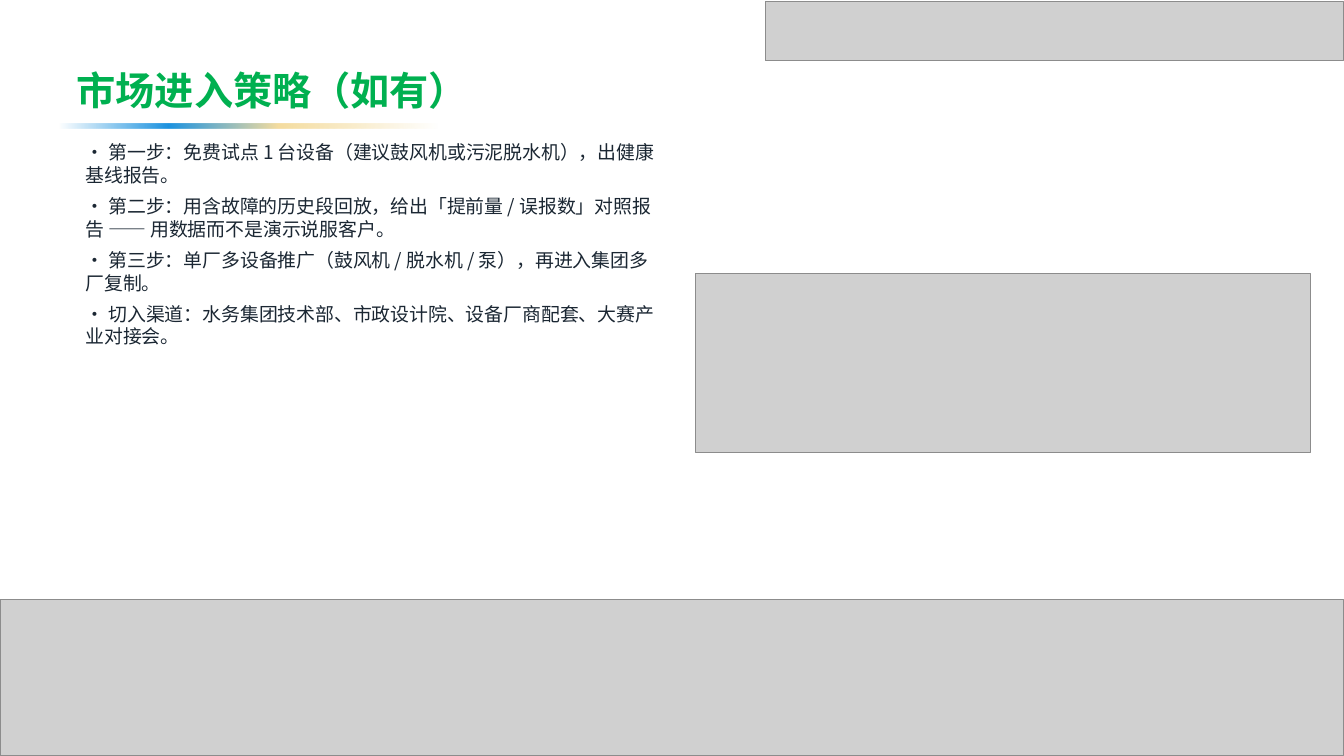
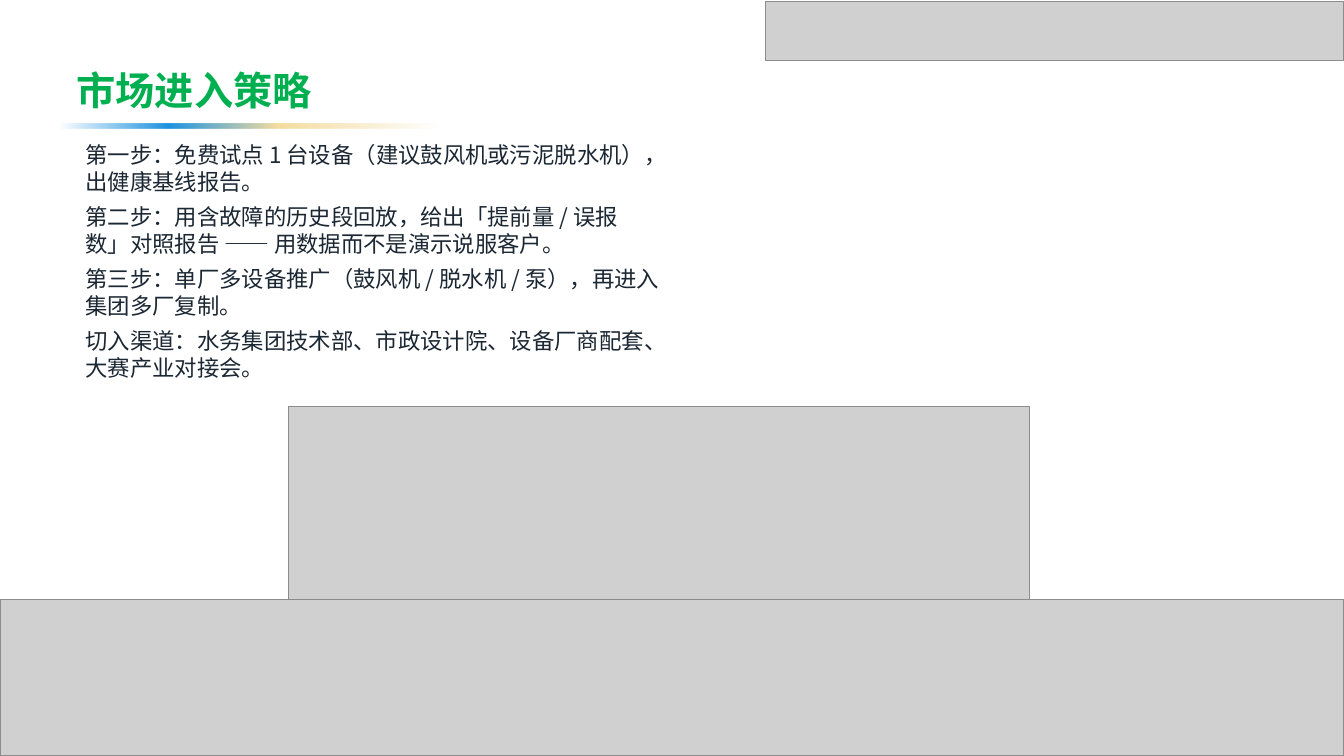
Before and after one commit to by739yang/BEWG_PdM, a slide deck: slide 11 of deliverables/ppt/澜脉_商业计划书.pptx (slide 14 before the commit). Drawn at 1344x756 pixels with LibreOffice and Linux fonts; fonts in the diff are those of the drawing; grey boxes stand for pictures; background and template pictures are left out. Boxes give left, top, right and bottom in pixels: in the first picture for what was removed or moved away, otherwise in the second. Text is boxed around its words. In the diff, an @@ line names an element or a change of style, - is before the commit and + after.

```diff
--- a/deliverables/ppt/澜脉_商业计划书.pptx
+++ b/deliverables/ppt/澜脉_商业计划书.pptx
@@ text at box(77, 71, 312, 109): text changed @@
-市场进入策略（如有）
+市场进入策略
@@ text at box(85, 144, 667, 378): text changed; size 13.5 to 16 pt @@
-· 第一步：免费试点 1 台设备（建议鼓风机或污泥脱水机），出健康基线报告。
-· 第二步：用含故障的历史段回放，给出「提前量 / 误报数」对照报告 —— 用数据而不是演示说服客户。
-· 第三步：单厂多设备推广（鼓风机 / 脱水机 / 泵），再进入集团多厂复制。
-· 切入渠道：水务集团技术部、市政设计院、设备厂商配套、大赛产业对接会。
+第一步：免费试点 1 台设备（建议鼓风机或污泥脱水机），出健康基线报告。
+第二步：用含故障的历史段回放，给出「提前量 / 误报数」对照报告 —— 用数据而不是演示说服客户。
+第三步：单厂多设备推广（鼓风机 / 脱水机 / 泵），再进入集团多厂复制。
+切入渠道：水务集团技术部、市政设计院、设备厂商配套、大赛产业对接会。
@@ picture: place and size @@
-picture at box(696, 273, 1311, 452)
+picture at box(289, 406, 1029, 600)
```
Also in this commit, not shown: 17 other slides changed, 1 slide added, 11 slides removed, 21 other files.
